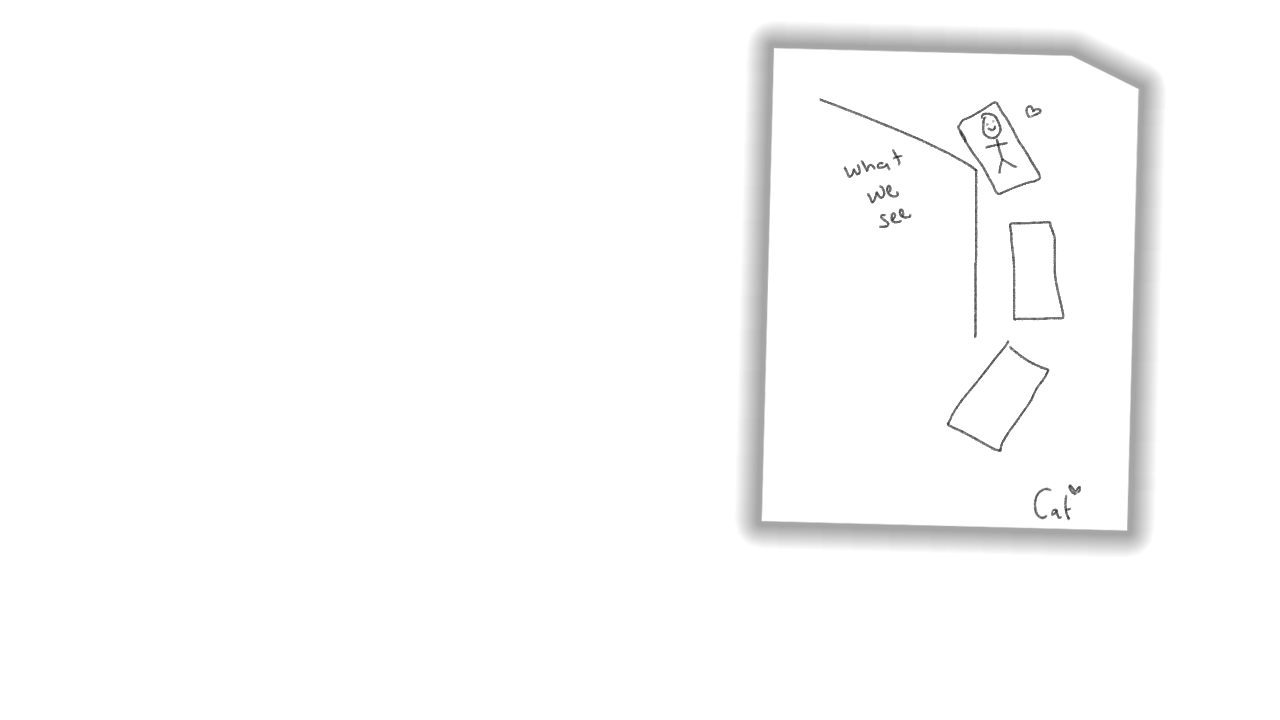
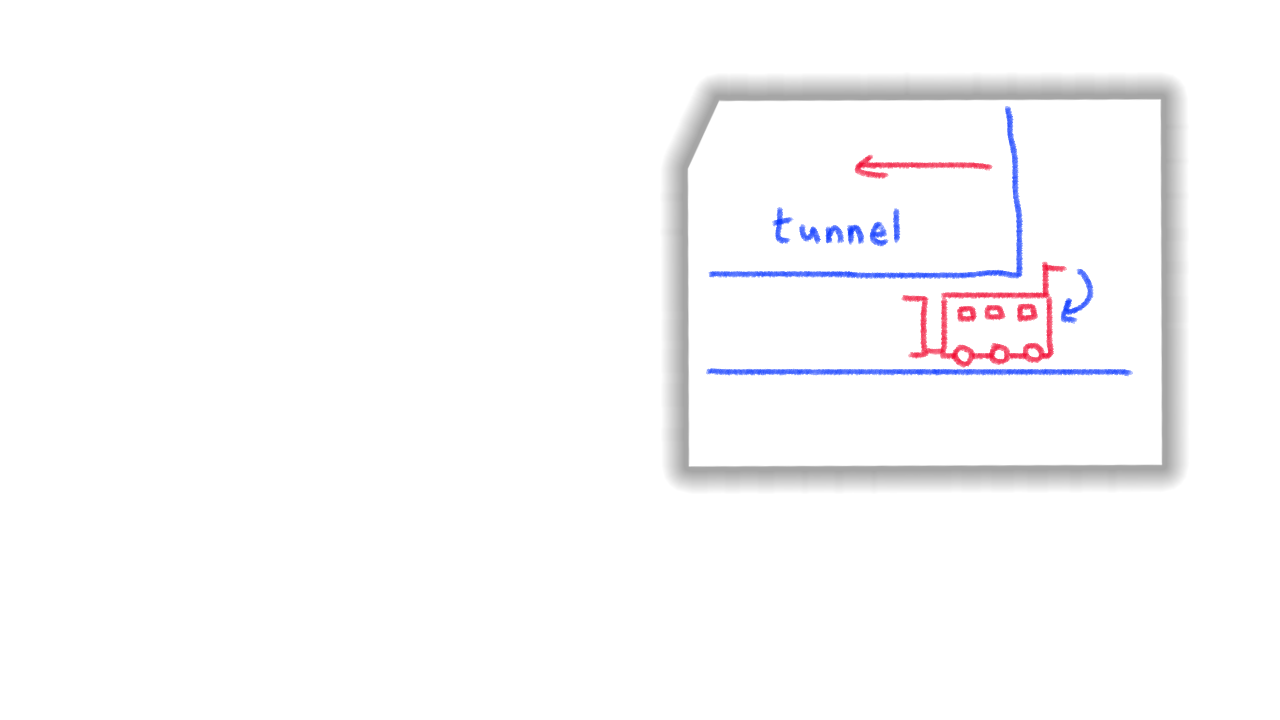
Layered file, before and after one edit (1280×720). Changes by layer:
added layer "Layer 8" above "Layer 7" over 706, 106, 1133, 377
added layer "Layer 7" above "Layer 6" over 854, 154, 1067, 368
hid "Layer 6" over 819, 98, 1086, 521
added group "Group 1" (1st of 2) with 1 layers above "Group 1" over 686, 98, 1163, 468
added layer "Rectangle 1" (2nd of 3, in "Group 1") in group "Group 1" over 686, 98, 1163, 468
added group "Group 1" (2nd of 2) with 1 layers above "Layer 2" over 761, 47, 1140, 531
hid "Rectangle 1" (3rd of 3, in "Group 1"), moved it into group "Group 1" over 761, 47, 1140, 531
